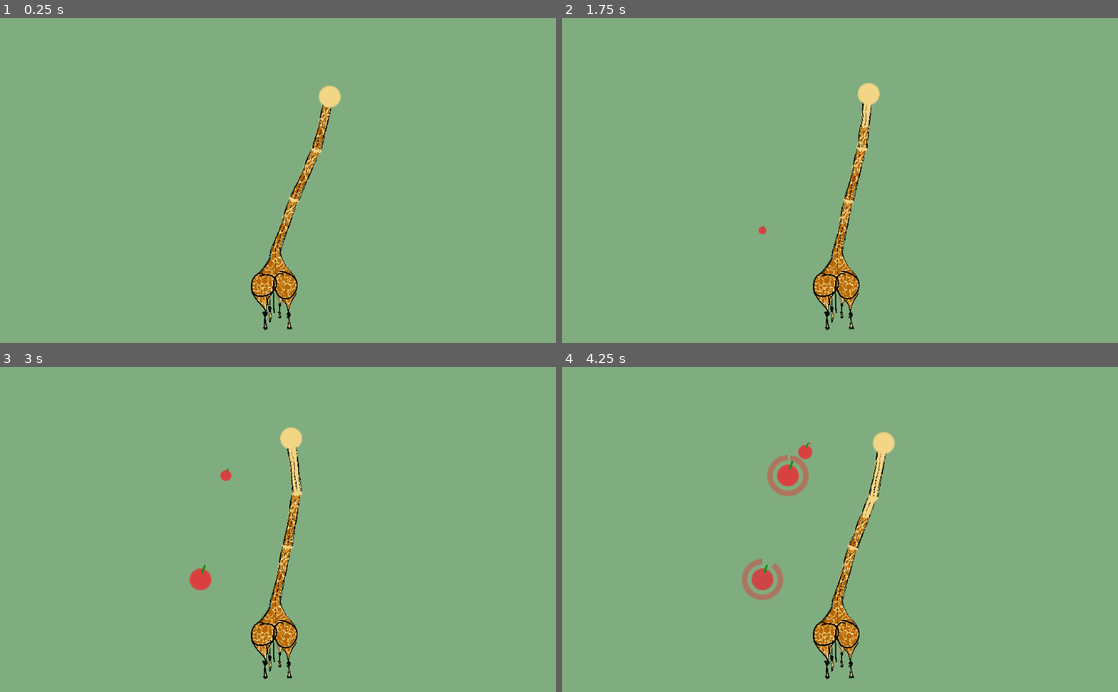
Above: before the commit, frames 1-4 (two rows, left to right).
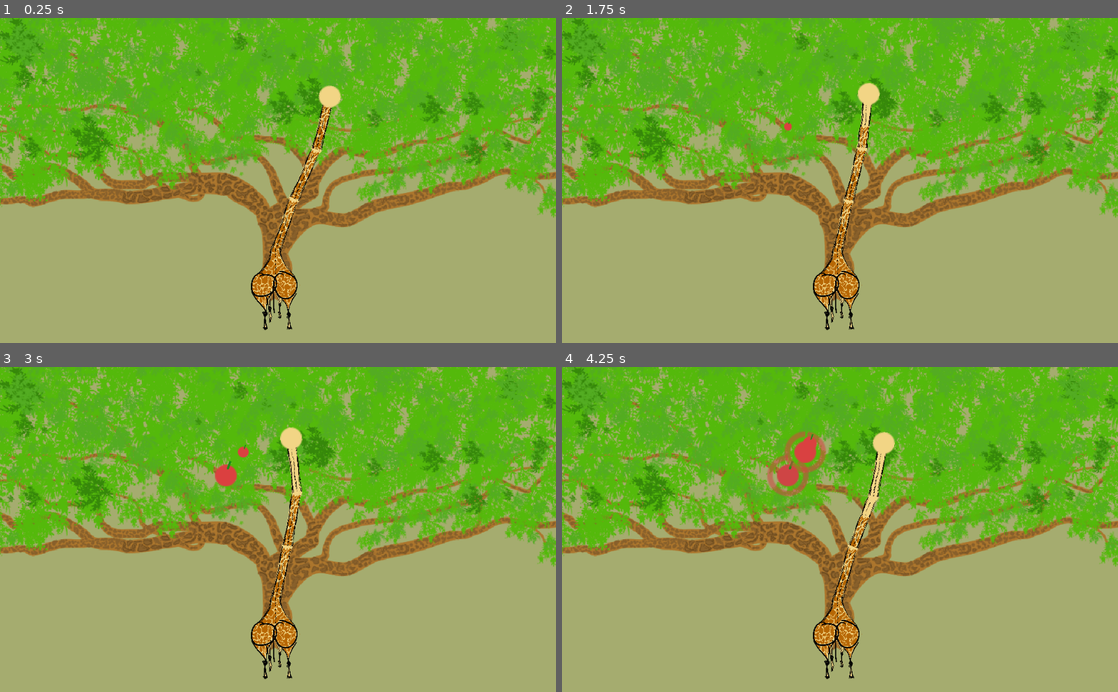
Above: after the commit, the same moments.

Repository: AnJ95/tectonicGiraffe
Game: Godot game, scene res://main/Main.tscn
Same seed, same stepped clock (60 frames per second), same inputs: the game is played once before the commit and once after it.
Inputs:
- Up to frame 1 (0.25 s): no input
- Up to frame 2 (1.75 s): tap W (key_0) at 0.6 s; tap A (key_1) at 1.35 s
- Up to frame 3 (3 s): tap D (key_2) at 2.1 s; tap S (key_3) at 2.85 s
- Up to frame 4 (4.25 s): tap W (key_0) at 3.6 s

The runs differ from the first frame. In frame 1, 98% of the frame differs, in the area x 0-100%, y 0-100%; in frame 2, 98%; in frame 3, 98%; in frame 4, 98%.

Commit message:
Added Tree Sprite into game and adjusted Fruit spawning

Diff:
--- a/fruit/Fruit.gd
+++ b/fruit/Fruit.gd
@@ -26,6 +26,7 @@
 
 func done_growing(_d):
     progress.show()
+    $Area2D.monitorable = true
     is_grown = true
 
 func _process(delta):
--- a/fruit/Fruit.tscn
+++ b/fruit/Fruit.tscn
@@ -93,6 +93,7 @@
 
 [node name="Area2D" type="Area2D" parent="."]
 visible = false
+monitorable = false
 
 [node name="CollisionShape2D" type="CollisionShape2D" parent="Area2D"]
 scale = Vector2( 1.5, 1.5 )
--- a/main/Main.gd
+++ b/main/Main.gd
@@ -8,6 +8,7 @@
 onready var camera = $Camera2D
 onready var jingle = $Jingle
 onready var tequeMix = $TequeMix
+onready var treePolygon:Polygon2D = $TreePolygon
 
 onready var tweenZoom = $TweenZoom
 onready var tweenSound = $TweenSound
@@ -45,11 +46,26 @@
     add_child(fruit)
 
     var pos = Vector2(-100, 0)
-    var allowedRect:Rect2 = camera.get_viewport().get_visible_rect()
+
+    var allowedRect:Rect2 = get_camera_rect()
+    #var allowedRect:Rect2 = camera.get_viewport().get_visible_rect()
     #var allowedRect:Rect2 = get_viewport().get_visible_rect()
     allowedRect = allowedRect.grow(-50)
 
-    while (!allowedRect.has_point(pos)):
+    while (!allowedRect.has_point(pos) or !treePolygon.has_point(pos)):
         pos = giraffe.calc_random_reachable_pos()
 
     fruit.global_position = pos
+
+func get_camera_rect():
+    # Get the canvas transform
+    var ctrans = get_canvas_transform()
+
+    var min_pos = -ctrans.get_origin() / ctrans.get_scale()
+
+    # The maximum edge is obtained by adding the rectangle size.
+    # Because it's a size it's only affected by zoom, so divide by scale too.
+    var view_size = get_viewport_rect().size / ctrans.get_scale()
+    var max_pos = min_pos + view_size
+
+    return Rect2(min_pos, max_pos - min_pos)
--- a/main/Main.tscn
+++ b/main/Main.tscn
@@ -1,10 +1,12 @@
-[gd_scene load_steps=6 format=2]
+[gd_scene load_steps=8 format=2]
 
 [ext_resource path="res://main/Main.gd" type="Script" id=1]
 [ext_resource path="res://neck/Giraffe.tscn" type="PackedScene" id=2]
 [ext_resource path="res://loopsies/TTG LIGHT MIX trim.wav" type="AudioStream" id=3]
 [ext_resource path="res://main/TequeMix.gd" type="Script" id=4]
 [ext_resource path="res://loopsies/Jingle.wav" type="AudioStream" id=5]
+[ext_resource path="res://assets/sprites/baum.png" type="Texture" id=6]
+[ext_resource path="res://main/TreePolygon.gd" type="Script" id=7]
 
 [node name="Main" type="Node2D"]
 script = ExtResource( 1 )
@@ -17,10 +19,15 @@
 anchor_bottom = 1.0
 margin_right = 40.0
 margin_bottom = 40.0
-color = Color( 0.505882, 0.682353, 0.501961, 1 )
+color = Color( 0.65098, 0.678431, 0.439216, 1 )
 __meta__ = {
 "_edit_use_anchors_": false
 }
+
+[node name="baum" type="Sprite" parent="."]
+position = Vector2( 520.066, -194.814 )
+scale = Vector2( 0.6, 0.6 )
+texture = ExtResource( 6 )
 
 [node name="Giraffe" parent="." instance=ExtResource( 2 )]
 position = Vector2( 510, 363.734 )
@@ -47,4 +54,9 @@
 [node name="TweenZoom" type="Tween" parent="."]
 
 [node name="TweenSound" type="Tween" parent="."]
+
+[node name="TreePolygon" type="Polygon2D" parent="."]
+visible = false
+polygon = PoolVector2Array( 163.432, 294.839, 218.981, 313.573, 493.46, 271.094, 633.967, 301.592, 729.817, 290.7, 760.315, 328.822, 855.076, 314.662, 870.324, 236.24, 926.963, 202.474, 969.442, 225.348, 1001.03, 173.066, 1032.62, 178.512, 1008.65, 132.765, 1041.33, 87.0189, 1094.7, 82.6621, 1124.11, 54.3428, 1100.15, -1.20648, 1141.54, -33.8826, 1127.16, -483.941, -88.3916, -457.8, -86.2132, 55.2142, -31.7531, 79.1766, -4.52304, 133.637, 30.3314, 109.674, 46.6695, 182.651, 107.665, 176.116, 115.507, 238.2 )
+script = ExtResource( 7 )
 [connection signal="timeout" from="Timer" to="." method="_on_Timer_timeout"]
--- /dev/null
+++ b/main/TreePolygon.gd
@@ -0,0 +1,53 @@
+extends Polygon2D
+
+var poly_corners  =  0 # how many corners the polygon has (no repeats)
+var poly_x = [] # horizontal coordinates of corners
+var poly_y = [] # vertical coordinates of corners
+var constant = [] # storage for precalculated constants (same size as poly_x)
+var multiple = [] # storage for precalculated multipliers (same size as poly_x)
+var vertices_pos = [] # storage for global coordinates of polygon's vertices
+
+func _ready():
+    var poly_pos = global_position # global position of polygon
+    var vertices = get_polygon() # local coordiantes of vertices
+
+    poly_corners = vertices.size()
+    poly_x.resize(poly_corners)
+    poly_y.resize(poly_corners)
+    constant.resize(poly_corners)
+    multiple.resize(poly_corners)
+    vertices_pos.resize(poly_corners)
+
+    for i in range(poly_corners):
+        vertices_pos[i] = poly_pos + vertices[i]
+        poly_x[i] = vertices_pos[i].x
+        poly_y[i] = vertices_pos[i].y
+
+    precalc_values_has_point(poly_x, poly_y)
+
+func precalc_values_has_point(poly_x, poly_y): # precalculation of constant and multiple
+    var j = poly_corners - 1
+    for i in range(poly_corners):
+        if poly_y[j] == poly_x[i]:
+            constant[i] = poly_y[i]
+            multiple[i] = 0.0
+        else:
+            constant[i] = poly_x[i] - poly_y[i] * poly_x[j] / (poly_y[j] - poly_y[i]) + poly_y[i] * poly_x[i] / (poly_y[j] - poly_y[i])
+            multiple[i] = (poly_x[j] - poly_x[i]) / (poly_y[j] - poly_y[i])
+        j = i
+
+func has_point(point):
+    var x = point.x
+    var y = point.y
+    var j = poly_corners - 1
+    var odd_nodes = 0
+    for i in range(poly_corners):
+        if (poly_y[i] < y and poly_y[j] >= y) or (poly_y[j] < y and poly_y[i] >= y):
+            if y * multiple[i] + constant[i] < x:
+                odd_nodes += 1
+        j = i
+
+    if odd_nodes % 2 == 0:
+        return false
+    else:
+        return true
Not shown, added: assets/sprites/baum.png.import
